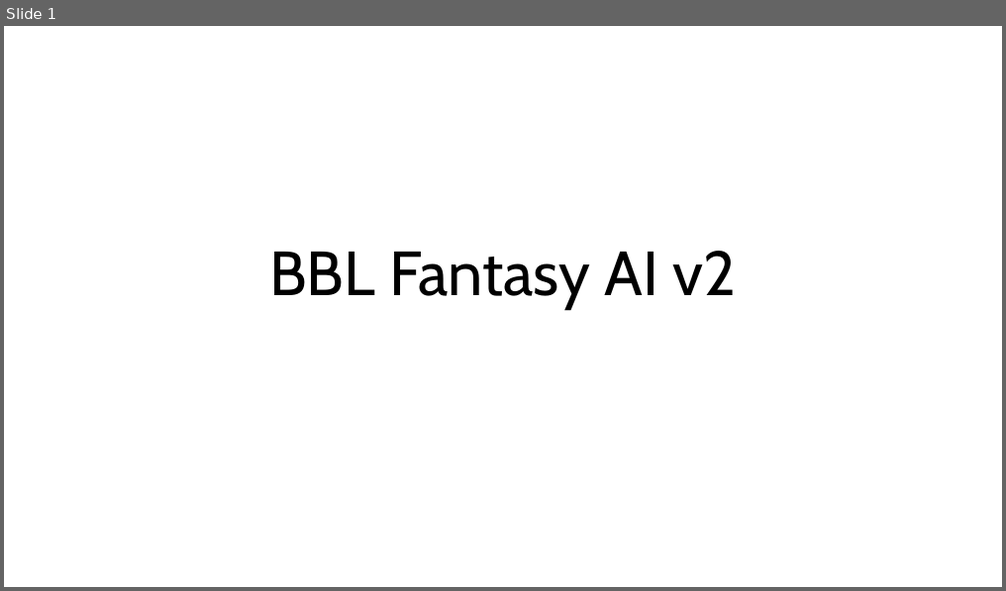
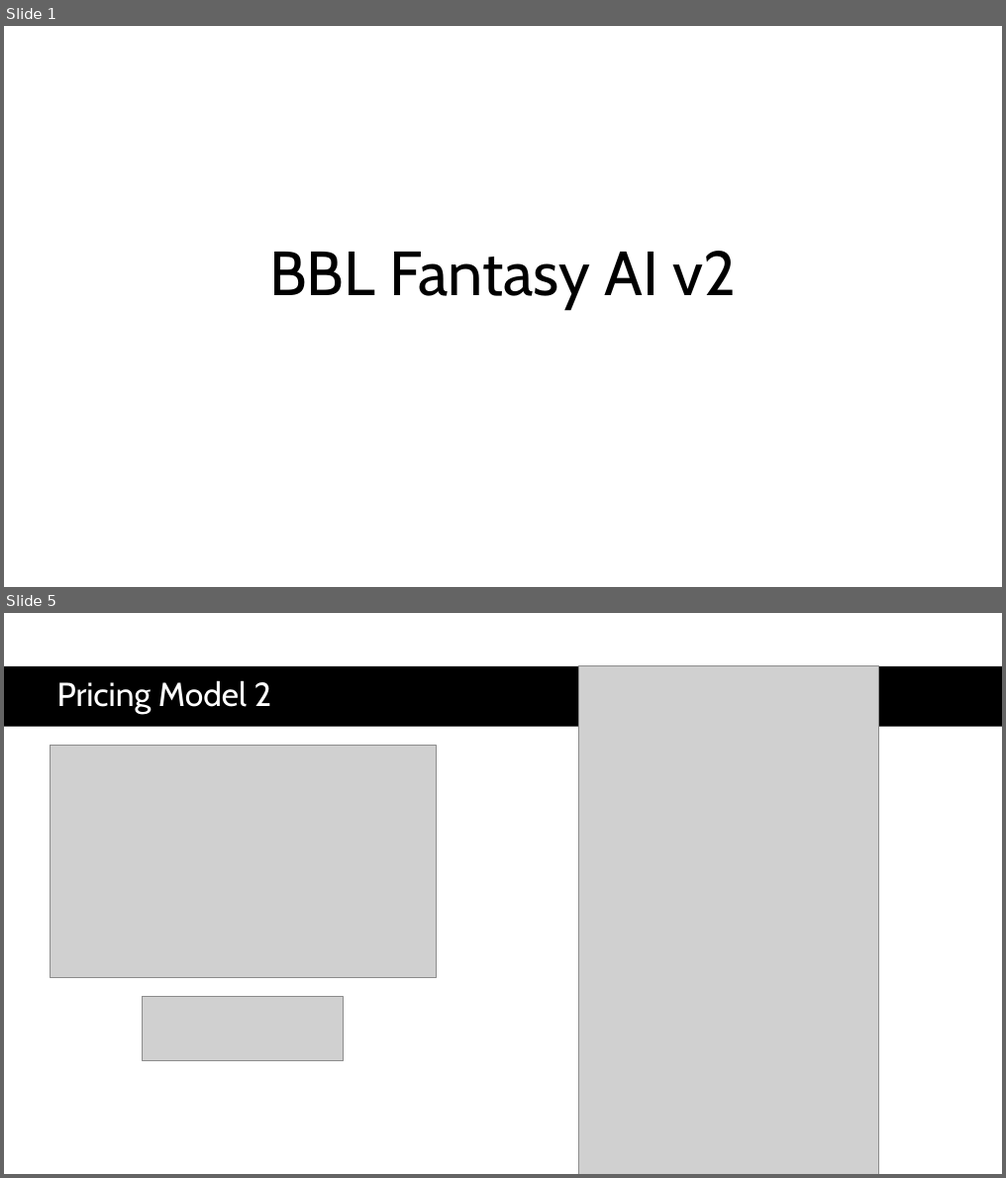
Before and after one commit to Dilan-De-Silva/Big-Bash-Fantasy-AI-v2, a slide deck: strategy/BBL Fantasy AI v2 Strategy & Planning.pptx. Shown one above the other, each under a label of ours: slide 1 before the commit, slides 1 and 5 after it; the slides between them are not shown. The pictures are 1006x591 and 1006x1178 pixels, drawn with LibreOffice and Linux fonts; fonts in the diff are those of the drawing; grey boxes stand for pictures. Boxes give left, top, right and bottom in pixels: in the first picture for what was removed or moved away, otherwise in the second. Text is boxed around its words. In the diff, an @@ line names an element or a change of style, - is before the commit and + after.

Commit message:
setting up v2 main model builds

```diff
--- a/strategy/BBL Fantasy AI v2 Strategy & Planning.pptx
+++ b/strategy/BBL Fantasy AI v2 Strategy & Planning.pptx
@@ slide 5 added at (x1=4, y1=613, x2=1002, y2=1174), background #FFFFFF @@
@@ rectangle added at (x1=4, y1=666, x2=1002, y2=727), fill #000000 @@
@@ picture added at (x1=579, y1=666, x2=878, y2=1174) @@
@@ title added at (x1=57, y1=680, x2=272, y2=714), 32 pt, text #FFFFFF @@
+Pricing Model 2
@@ picture added at (x1=50, y1=746, x2=436, y2=978) @@
@@ picture added at (x1=143, y1=997, x2=344, y2=1061) @@
```
Also in this commit, not shown: 1 slide changed, 3 other slides added, 9 other files.
